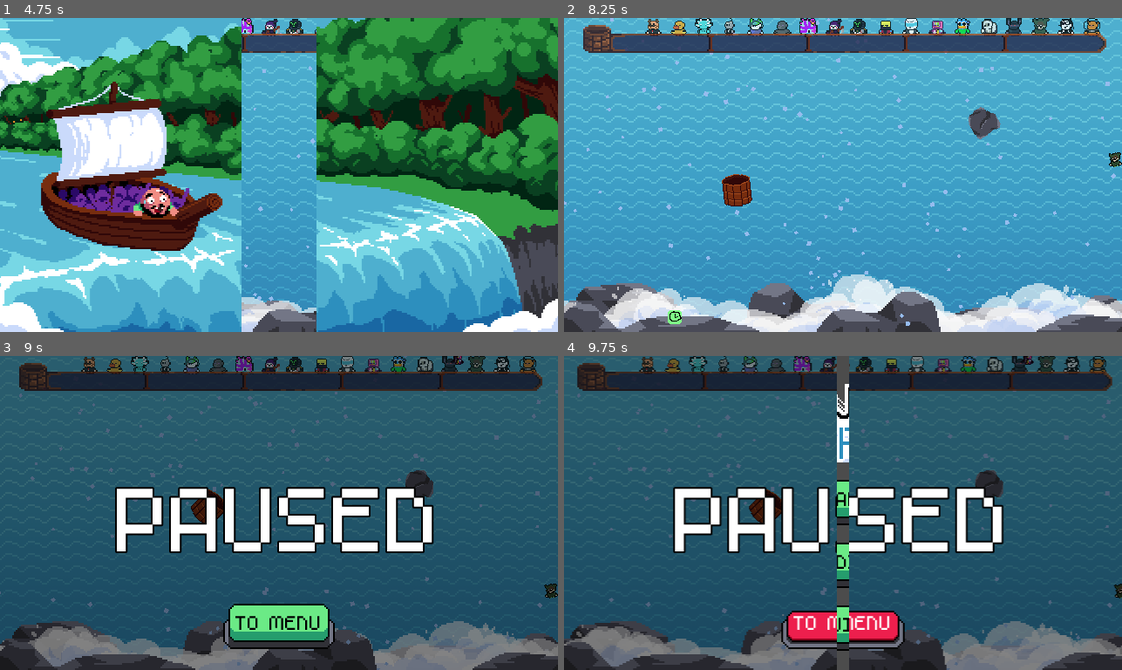
Above: before the commit, frames 1-4 (two rows, left to right).
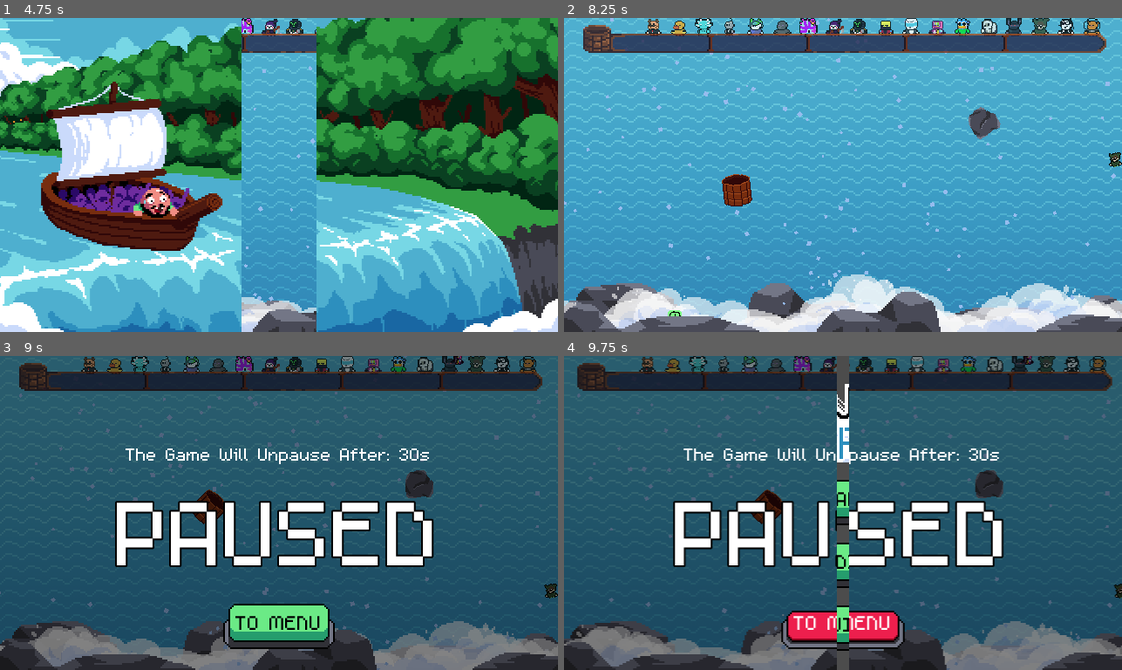
Above: after the commit, the same moments.

Repository: DissonantVoid/Project-Waterfall
Game: Godot game, scene res://scenes/game/menu.tscn
Two runs of this game, one before a commit and one after it. Both use one fixed random seed, a clock stepped at 60 frames per second and the inputs below.
Inputs (mouse positions are in pixels of both pictures, inside the frame that each line leads up to):
- Up to frame 1 (4.75 s): click "START" at 0.5 s; tap Enter at 1.25 s; move the mouse to (401, 159) at 1.27 s; move the mouse to (167, 190) at 2.02 s; hold Escape (back) 2.03-2.78 s; move the mouse to (334, 105) at 2.77 s; move the mouse to (251, 237) at 3.52 s; move the mouse to (446, 222) at 4.27 s; hold Escape (back) from 4.28 s (still down)
- Up to frame 2 (8.25 s): move the mouse to (675, 127) at 5.02 s; move the mouse to (870, 175) at 5.77 s; move the mouse to (759, 96) at 6.52 s; release Escape (back) at 6.53 s; move the mouse to (965, 159) at 7.27 s; move the mouse to (731, 190) at 8.02 s
- Up to frame 3 (9 s): move the mouse to (334, 443) at 8.77 s; hold Escape (back) from 8.78 s (still down)
- Up to frame 4 (9.75 s): release Escape (back) at 9.5 s; click "TO MENU" at 9.5 s

Frame 1 is identical in both runs. In frame 2, less than 0.1% of the frame differs, in the area x 18-63%, y 94-99%; in frame 3, 8.6%; in frame 4, 8.8%, in the area x 19-79%, y 29-92%.

Commit message:
added pause timout, progress bar color impact and various other improvements

Diff:
--- a/resources/godot/progress_shader.tres
+++ b/resources/godot/progress_shader.tres
@@ -4,8 +4,6 @@
 code = "shader_type canvas_item;
 
 uniform float weight : hint_range(0.0, 1.0) = 0;
-uniform vec4 start_color : hint_color;
-uniform vec4 end_color : hint_color;
 
 float map(float value, float min_, float max_, float new_min, float new_max)
 {
@@ -21,12 +19,9 @@
 	float final_weight = map(weight, 0, 1, 0, 0.93);
 
 	COLOR = texture(TEXTURE, UV);
-	COLOR.rgb = mix(start_color.rgb, end_color.rgb, final_weight);
 	COLOR.a *= step(UV.x, final_weight);
 }"
 
 [resource]
 shader = SubResource( 35 )
 shader_param/weight = 0.0
-shader_param/start_color = Color( 0, 0, 0, 1 )
-shader_param/end_color = Color( 0, 0, 0, 1 )
--- a/scenes/game/main.gd
+++ b/scenes/game/main.gd
@@ -26,7 +26,7 @@
 
 var _levels_rules : Array
 var _is_paused : bool = false
-const _pulse_force : float = 500.0
+const _pulse_force : float = 420.0
 
 # TODO: the game starts immidiatly, we need to give player
 #       time to process what's what first, a delay at the start before
@@ -53,6 +53,7 @@
 	_bucket.connect("powerup_picked",self,"_on_bucket_powerup_picked")
 	_bucket.connect("powerup_finished",self,"_on_bucket_powerup_finished")
 	_ui.connect("pulsed", self, "_on_ui_pulsed")
+	_ui.connect("forced_unpause", self, "_on_ui_forced_unpause")
 	_ui.setup(_points_to_win)
 
 	_load_rules_from_file()
@@ -61,15 +62,7 @@
 
 func _input(event : InputEvent):
 	if event.is_action_pressed("pause"):
-		# TODO: test potential bugs, like pausing right after winning
-		_is_paused = !_is_paused
-		_ui.set_pause(_is_paused)
-		get_tree().paused = _is_paused
-
-		if _is_paused:
-			Input.mouse_mode = Input.MOUSE_MODE_VISIBLE
-		else:
-			Input.mouse_mode = Input.MOUSE_MODE_HIDDEN
+		_set_pause(!_is_paused)
 
 	#if event is InputEventKey && event.pressed:
 	#	_increment_points(10)
@@ -110,11 +103,27 @@
 		var x_direction : float = character.global_position.x - _view_size.x/2
 		character.apply_central_impulse(Vector2(x_direction * _pulse_force, 0))
 
+	_camera.shake(_camera.ShakeLevel.med)
+
+func _on_ui_forced_unpause():
+	_set_pause(false)
+
 func _on_abyss_body_entered(body : Node):
 	if body is Character:
 		body.queue_free()
 		_increment_points(_levels_rules[_current_level]["points_per_miss"])
 		AudioManager.play_sound("splash", true)
+
+func _set_pause(should_pause : bool):
+	# TODO: test potential bugs, like pausing right after winning
+	_is_paused = should_pause
+	_ui.set_pause(_is_paused)
+	get_tree().paused = _is_paused
+
+	if _is_paused:
+		Input.mouse_mode = Input.MOUSE_MODE_VISIBLE
+	else:
+		Input.mouse_mode = Input.MOUSE_MODE_HIDDEN
 
 func _increment_points(value : float):
 	_current_progress = clamp(_current_progress + value, 0, _points_to_win)
--- a/scenes/game/main.tscn
+++ b/scenes/game/main.tscn
@@ -40,6 +40,9 @@
 outline_color = Color( 0.282353, 0.666667, 0.8, 1 )
 font_data = ExtResource( 6 )
 
+[sub_resource type="DynamicFont" id=56]
+font_data = ExtResource( 6 )
+
 [sub_resource type="DynamicFont" id=10]
 size = 82
 outline_size = 1
@@ -232,22 +235,36 @@
 margin_right = 320.0
 margin_bottom = 180.0
 
-[node name="Label" type="Label" parent="UI/Pause"]
+[node name="MarginContainer" type="VBoxContainer" parent="UI/Pause"]
+margin_top = 48.0
+margin_right = 320.0
+margin_bottom = 131.0
+size_flags_vertical = 6
+
+[node name="UnpauseLabel" type="Label" parent="UI/Pause/MarginContainer"]
+margin_right = 320.0
+margin_bottom = 13.0
+size_flags_vertical = 0
+custom_fonts/font = SubResource( 56 )
+text = "The Game Will Unpause After: %ds"
+align = 1
+
+[node name="Label" type="Label" parent="UI/Pause/MarginContainer"]
 margin_left = 67.0
-margin_top = 57.0
+margin_top = 17.0
 margin_right = 253.0
-margin_bottom = 123.0
+margin_bottom = 83.0
 size_flags_horizontal = 6
 size_flags_vertical = 6
 custom_fonts/font = SubResource( 10 )
 text = "PAUSED"
 
-[node name="MarginContainer" type="MarginContainer" parent="UI/Pause"]
+[node name="ButtonMargin" type="MarginContainer" parent="UI/Pause"]
 margin_right = 320.0
 margin_bottom = 180.0
 custom_constants/margin_bottom = 12
 
-[node name="Back" parent="UI/Pause/MarginContainer" instance=ExtResource( 14 )]
+[node name="Back" parent="UI/Pause/ButtonMargin" instance=ExtResource( 14 )]
 margin_left = 128.0
 margin_top = 136.0
 margin_right = 192.0
@@ -255,6 +272,9 @@
 size_flags_vertical = 8
 _text = "TO MENU"
 
+[node name="UnpauseTimer" type="Timer" parent="UI/Pause"]
+one_shot = true
+
 [node name="GameCamera" type="Camera2D" parent="."]
 position = Vector2( 320, 180 )
 rotating = true
@@ -301,9 +321,10 @@
 scale = Vector2( 2, 2 )
 texture = SubResource( 42 )
 
-[node name="Rocks" type="Sprite" parent="Background"]
+[node name="RocksFront" type="Sprite" parent="Background"]
 position = Vector2( 320, 337 )
 scale = Vector2( 2, 2 )
+z_index = 99
 texture = ExtResource( 18 )
 flip_h = true
 
@@ -412,7 +433,8 @@
 [node name="SpawnTimer" type="Timer" parent="Timers"]
 one_shot = true
 
-[connection signal="pressed" from="UI/Pause/MarginContainer/Back" to="UI" method="_on_back_to_menu_pressed"]
+[connection signal="pressed" from="UI/Pause/ButtonMargin/Back" to="UI" method="_on_back_to_menu_pressed"]
+[connection signal="timeout" from="UI/Pause/UnpauseTimer" to="UI" method="_on_unpause_timer_timeout"]
 [connection signal="timeout" from="GameCamera/ShakeTimer" to="GameCamera" method="_on_shake_timeout"]
 [connection signal="body_entered" from="Bucket/InsideArea" to="Bucket" method="_on_body_entered_inside_area"]
 [connection signal="body_exited" from="Bucket/InsideArea" to="Bucket" method="_on_body_exited_inside_area"]
--- a/scenes/objects/hazards/hazard_bird.gd
+++ b/scenes/objects/hazards/hazard_bird.gd
@@ -57,3 +57,5 @@
 		_speed *= 2.0
 		_held_character_sprite.texture = body.get_texture()
 		_is_holding_character = true
+	elif body is HazardFallingRock:
+		body.queue_free()
--- a/scenes/objects/hazards/hazard_bird.tscn
+++ b/scenes/objects/hazards/hazard_bird.tscn
@@ -53,7 +53,7 @@
 
 [node name="Sprite" type="AnimatedSprite" parent="."]
 frames = SubResource( 9 )
-frame = 3
+frame = 6
 playing = true
 
 [node name="CollisionShape2D" type="CollisionShape2D" parent="."]
--- a/scenes/objects/progress_bar.gd
+++ b/scenes/objects/progress_bar.gd
@@ -7,6 +7,7 @@
 const _characters_sprite : StreamTexture = preload("res://resources/textures/characters.png")
 const _char_sprite_size : int = 16
 const _backflip_time : float = 0.8
+const _flash_time : float = 0.4
 
 var _min_value : float
 var _max_value : float
@@ -19,9 +20,6 @@
 #       but it keeps going as if we had a level left
 
 func _ready():
-	_progress.material.set_shader_param("start_color", _start_color)
-	_progress.material.set_shader_param("end_color", _end_color)
-
 	# add characters, in a random order
 	var characters_count : int = _characters_sprite.get_width() / _char_sprite_size
 	var random_regions : Array
@@ -75,8 +73,18 @@
 			# NOTE: if this somehow gets called again before the move tween finishes
 			#       it will cause character position to start/end in a wrong position
 
+	var tween : SceneTreeTween = get_tree().create_tween()
+	var progress_color : Color = _progress.modulate
+	_progress.modulate = Color.white
+	tween.tween_property(_progress, "modulate", progress_color, _flash_time)
+
 func decrement_value(decrement : float):
 	_set_value(_value + decrement)
+
+	var tween : SceneTreeTween = get_tree().create_tween()
+	var progress_color : Color = _progress.modulate
+	_progress.modulate = Color.black
+	tween.tween_property(_progress, "modulate", progress_color, _flash_time)
 
 func get_progress_edge_position() -> Vector2:
 	return _progress.rect_global_position + Vector2(
@@ -93,3 +101,5 @@
 	_value = clamp(new_value, _min_value, _max_value)
 	var normalized_value : float = range_lerp(_value, _min_value, _max_value, 0, 1)
 	_progress.material.set_shader_param("weight", normalized_value)
+
+	_progress.modulate = lerp(_start_color, _end_color, normalized_value)
--- a/scenes/objects/ui/ui.gd
+++ b/scenes/objects/ui/ui.gd
@@ -1,9 +1,12 @@
 extends CanvasLayer
 
 signal pulsed
+signal forced_unpause
 
 onready var _progress_bar : Control = $Hud/Progress
 onready var _pause_container : MarginContainer = $Pause
+onready var _unpause_label : Label = $Pause/MarginContainer/UnpauseLabel
+onready var _unpause_timer : Timer = $Pause/UnpauseTimer
 onready var _levelup_label : Label = $Hud/LevelLabel
 onready var _paulse_canvas : ColorRect = $PulseCanvas
 
@@ -16,6 +19,10 @@
 const _leveldown_color : Color = Color("ad4545")
 var _levelup_active_tween : SceneTreeTween = null
 
+const _time_to_unpause : int = 30
+var _current_pause_time : int = 0
+var _unpause_label_text : String
+
 
 func _ready():
 	_progress_bar.rect_pivot_offset = _progress_bar.rect_size / 2
@@ -24,11 +31,19 @@
 	_point_label_font.size = 18
 	_point_label_font.font_data = preload("res://resources/fonts/m5x7.ttf")
 
+	_unpause_label_text = _unpause_label.text
+
 func setup(points_to_win : int):
 	_progress_bar.setup(0 ,points_to_win)
 
 func set_pause(should_pause : bool):
 	_pause_container.visible = should_pause
+	if should_pause:
+		_current_pause_time = _time_to_unpause
+		_unpause_label.text = _unpause_label_text % _current_pause_time
+		_unpause_timer.start()
+	else:
+		_unpause_timer.stop()
 
 func increment_points(value : float, bucket_position : Vector2):
 	# animate a score point moving from bucket to UI
@@ -76,6 +91,15 @@
 
 	_progress_bar.increment_value(value)
 
+func _on_unpause_timer_timeout():
+	_current_pause_time -= 1
+	_unpause_label.text = _unpause_label_text % _current_pause_time
+
+	if _current_pause_time == 0:
+		emit_signal("forced_unpause")
+	else:
+		_unpause_timer.start()
+
 func _make_levelup_tween(do_pulse : bool):
 	var tween : SceneTreeTween = get_tree().create_tween()
 
Not shown, changed: plan/TODO.txt
Not shown: 1 places in scenes/game/main.tscn that only renumber resources
